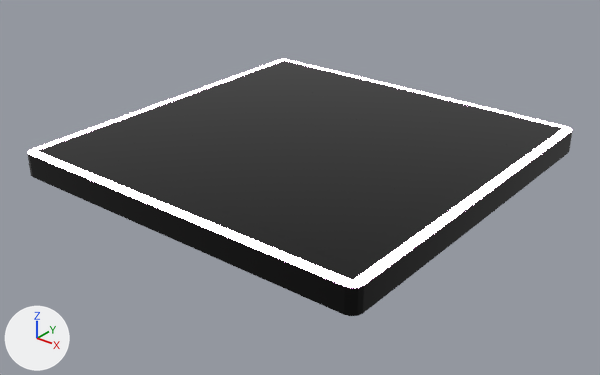
An edit to the Blender file Models/structure.blend, drawn before and after from the same camera.
The view is the same before and after, from a 50 mm lens placed at (6.16, -7.87, 4.31), pointed at (0.04, -0.23, -0.43). Arrows for +X, +Y and +Z are at lower left; the lights stay in place.

The older version as bpy lines, for what is in view:
```python
mat_glow = principled_material('glow')
mat_glow.base_color = (1.0, 0.105, 0.74)  # pink #ff5bdf
mat_glow.emission_color = (1.0, 0.0829, 0.563)  # pink #ff51c6
mat_glow.emission_strength = 73.4
me_cube_001 = bpy.data.meshes.new('Cube.001')
me_cube_001.from_pydata(...)  # 96 vertices, 98 faces; spans x -1.0..1.0, y -1.0..1.0, z -1.0..1.0
# faces by material slot: [58, 40]
me_cube_001.materials.append(mat_floor)  # black #000000
me_cube_001.materials.append(mat_glow)  # pink #ff5bdf
ob_cube = bpy.data.objects.new('Cube', me_cube_001)
ob_cube.location = (0.0, 0.0, 0.0)
ob_cube.scale = (2.55, 2.55, 0.163)
```
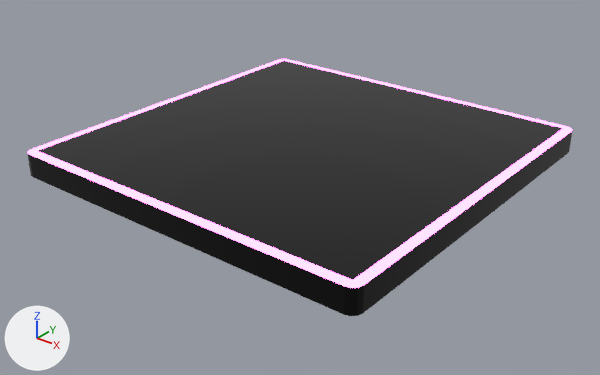
Where the change shows, as pixel boxes (x1, y1, x2, y2) in the pictures (600 x 375 px):
'Cube', surface changed
    both: (27, 59, 573, 292)

What the commit changed:
In material 'glow' (mat_glow), emission_strength goes from 73.4 to 7.9.
